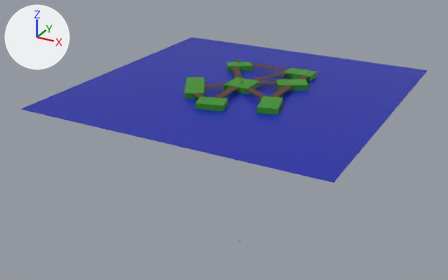
Before and after pictures for a commit that changed the glTF model game/common/models/The Islands/islands.gltf.
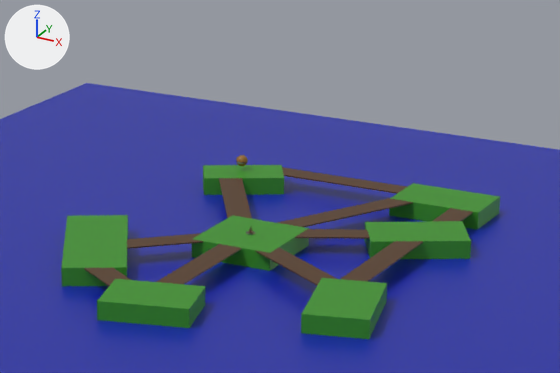
There are two pictures of each version: one whole from a camera (50 mm lens) standing at (144.0, -281.0, 104.0) and looking at (-11.0, 0.0, -37.0), one close up on the part from 37% to 75% of the width and 4% to 45% of the height. Arrows for +X, +Y and +Z are at upper left; the lights stay in place. Where no turn or scale is listed for an object, it has been applied to the vertices. Vertices at the same position are counted once.

The first close-up shows 'Bridge.001', 'Bridge.005', 'Bridge.006', 'Bridge.008', 'Enemy', 'Floor.000', 'Floor.001', 'Floor.002', 'Floor.003', 'Floor.004', 'Floor.005', 'Floor.006', 'Water'.
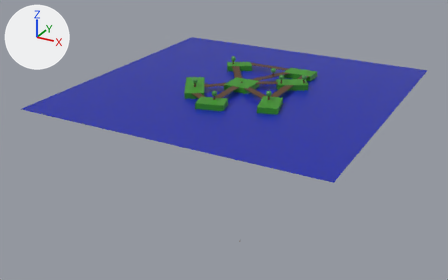
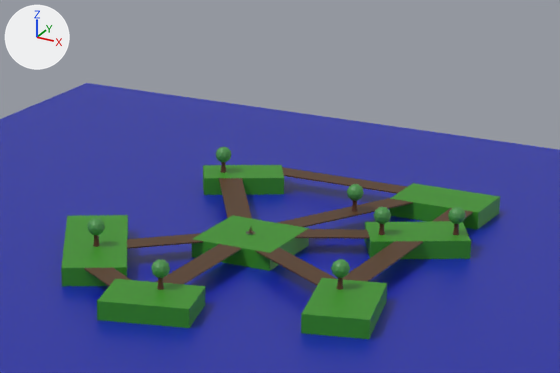
Boxes [x1, y1, x2, y2] around the edits, measured in the close-ups (560 x 373 px):
'Enemy.004', added
    after: [331, 259, 350, 290]
'Enemy.005', added
    after: [151, 259, 170, 290]
'Enemy.006', added
    after: [87, 218, 105, 247]
'Enemy.003', added
    after: [448, 207, 466, 235]
'Enemy.002', added
    after: [374, 207, 391, 235]
'Enemy.001', added
    after: [347, 184, 364, 212]
part 1 of me_sphere, cut back
    before: [236, 155, 248, 166]
    after: [216, 147, 231, 173]

What changed in the scene script:
```text
Add mat_material_020:
    mat_material_020 = principled_material('Material.020')
    mat_material_020.texture = img_material_003
Change me_sphere:
    used by ob_enemy; location = (-17.7, 30.8, 0.6)
    remove me_sphere.from_pydata(...)  # 482 vertices, 960 faces; spans x -1.0..1.0, y -1.0..1.0, z -1.0..1.0
    remove me_sphere.materials.append(mat_material_018)  # picture img_material_002
    add me_sphere.from_pydata(...)  # 202 vertices, 396 faces; spans x -1.36..1.36, y -1.42..1.42, z 0.03..1.26
    me_sphere part 1: 482 vertices removed from x -1.0..1.0, y -1.0..1.0, z -1.0..1.0; 202 vertices added at x -1.36..1.36, y -1.42..1.42, z 0.03..1.26
    add me_sphere.materials.append(mat_material_020)  # picture img_material_003
Add me_cylinder_008:
    me_cylinder_008.from_pydata(...)  # 202 vertices, 396 faces; spans x -1.36..1.36, y -1.42..1.42, z 0.1..4.7
    me_cylinder_008.materials.append(mat_material_020)  # picture img_material_003
Add ob_enemy_006:
    ob_enemy_006 = bpy.data.objects.new('Enemy.006', me_cylinder_008)
    ob_enemy_006.location = (-18.6, -17.1, -1.1)
Add ob_enemy_005:
    ob_enemy_005 = bpy.data.objects.new('Enemy.005', me_cylinder_008.copy())
    ob_enemy_005.location = (0.1, -29.5, -1.1)
Add ob_enemy_004:
    ob_enemy_004 = bpy.data.objects.new('Enemy.004', me_cylinder_008.copy())
    ob_enemy_004.location = (23.5, -16.5, -1.1)
Add ob_enemy_003:
    ob_enemy_003 = bpy.data.objects.new('Enemy.003', me_cylinder_008.copy())
    ob_enemy_003.location = (29.0, 15.6, -1.1)
Add ob_enemy_002:
    ob_enemy_002 = bpy.data.objects.new('Enemy.002', me_cylinder_008.copy())
    ob_enemy_002.location = (18.5, 9.9, -1.1)
Add ob_enemy_001:
    ob_enemy_001 = bpy.data.objects.new('Enemy.001', me_cylinder_008.copy())
    ob_enemy_001.location = (9.6, 19.1, -1.1)
```
